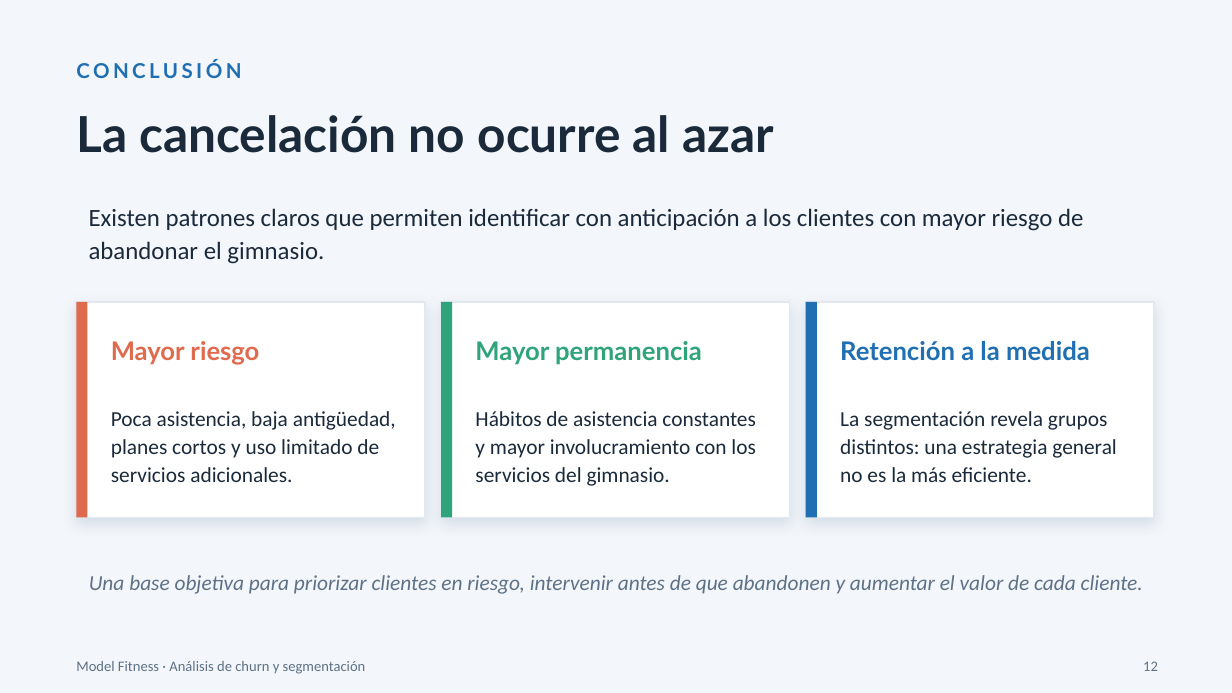
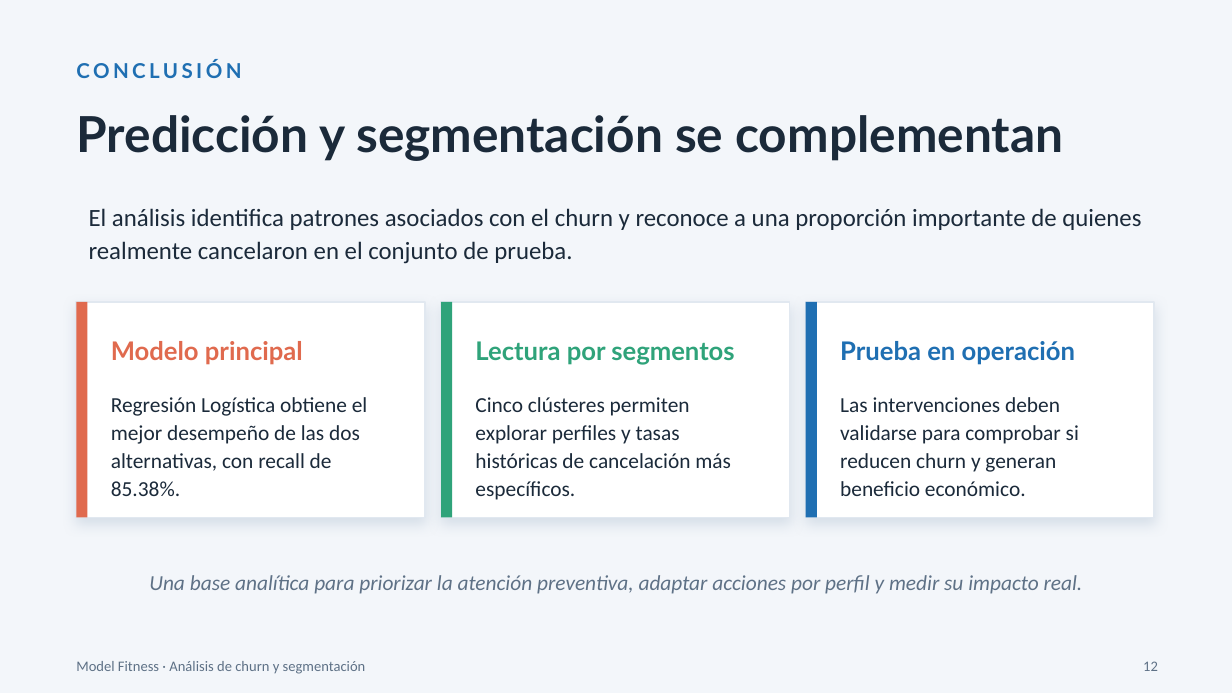
Before and after one commit to Fernando-a19/model_fitness_churn_analysis, a slide deck: slide 12 of docs/Analisís de cancelación.pptx. Drawn at 1232x693 pixels with LibreOffice and Linux fonts; fonts in the diff are those of the drawing. Boxes give left, top, right and bottom in pixels: in the first picture for what was removed or moved away, otherwise in the second. Text is boxed around its words. In the diff, an @@ line names an element or a change of style, - is before the commit and + after.

Commit message:
Update Model Fitness analysis and documentation

```diff
--- a/docs/Analisís de cancelación.pptx
+++ b/docs/Analisís de cancelación.pptx
@@ title at [76,115,1063,161]: text changed @@
-La cancelación no ocurre al azar
+Predicción y segmentación se complementan
@@ text at [89,208,1141,264]: text changed @@
-Existen patrones claros que permiten identificar con anticipación a los clientes con mayor riesgo de abandonar el gimnasio.
+El análisis identifica patrones asociados con el churn y reconoce a una proporción importante de quienes realmente cancelaron en el conjunto de prueba.
@@ text at [111,341,303,365]: text changed @@
-Mayor riesgo
+Modelo principal
@@ text at [475,341,734,365]: text changed @@
-Mayor permanencia
+Lectura por segmentos
@@ text at [840,341,1075,365]: text changed @@
-Retención a la medida
+Prueba en operación
@@ text at [111,397,368,496]: text changed @@
-Poca asistencia, baja antigüedad, planes cortos y uso limitado de servicios adicionales.
+Regresión Logística obtiene el mejor desempeño de las dos alternativas, con recall de 85.38%.
@@ text at [475,397,731,500]: text changed @@
-Hábitos de asistencia constantes y mayor involucramiento con los servicios del gimnasio.
+Cinco clústeres permiten explorar perfiles y tasas históricas de cancelación más específicos.
@@ text at [840,397,1079,496]: text changed @@
-La segmentación revela grupos distintos: una estrategia general no es la más eficiente.
+Las intervenciones deben validarse para comprobar si reducen churn y generan beneficio económico.
@@ text at [149,575,1083,594]: text changed @@
-Una base objetiva para priorizar clientes en riesgo, intervenir antes de que abandonen y aumentar el valor de cada cliente.
+Una base analítica para priorizar la atención preventiva, adaptar acciones por perfil y medir su impacto real.
```
Also in this commit, not shown: 13 other slides changed, 3 other files.
